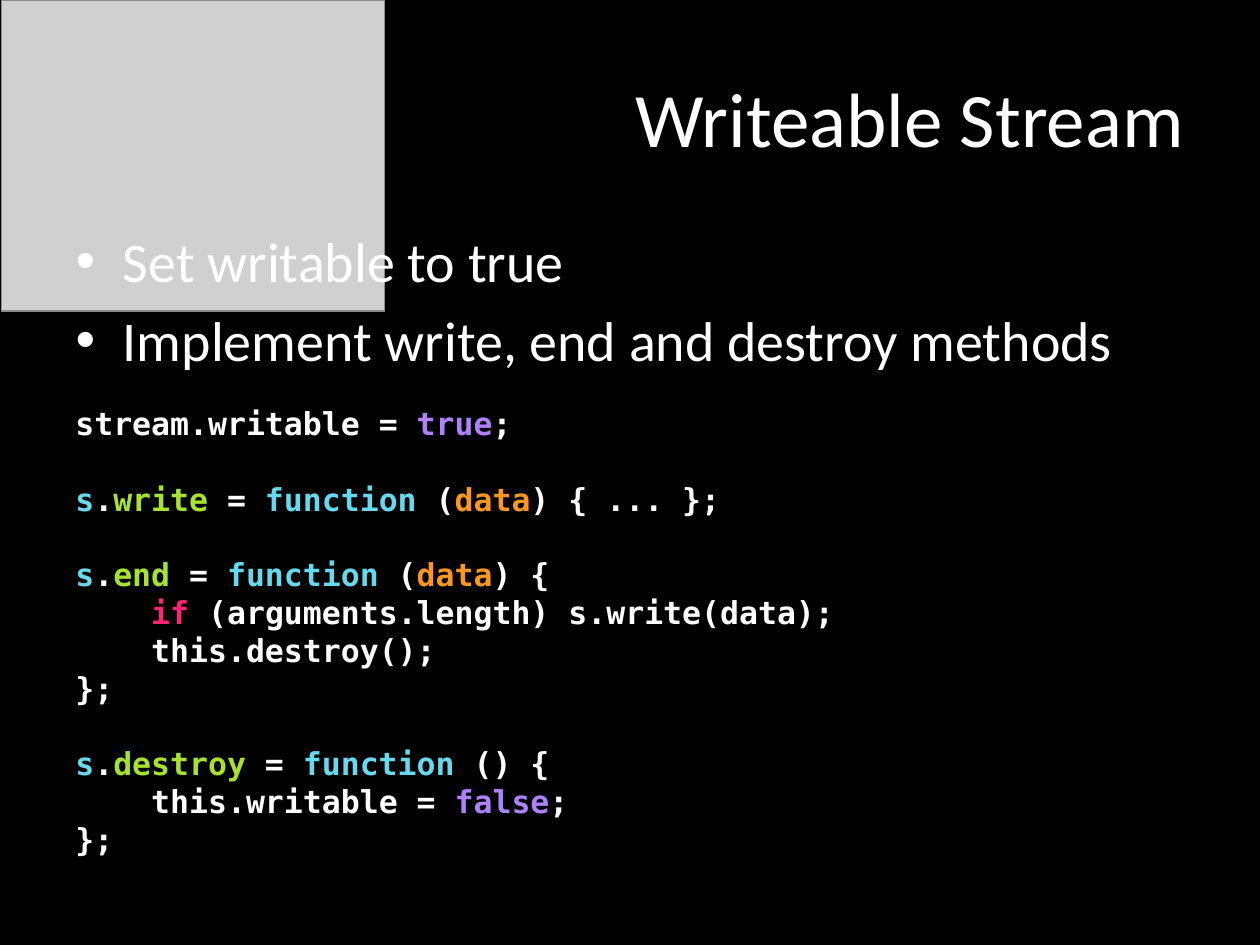
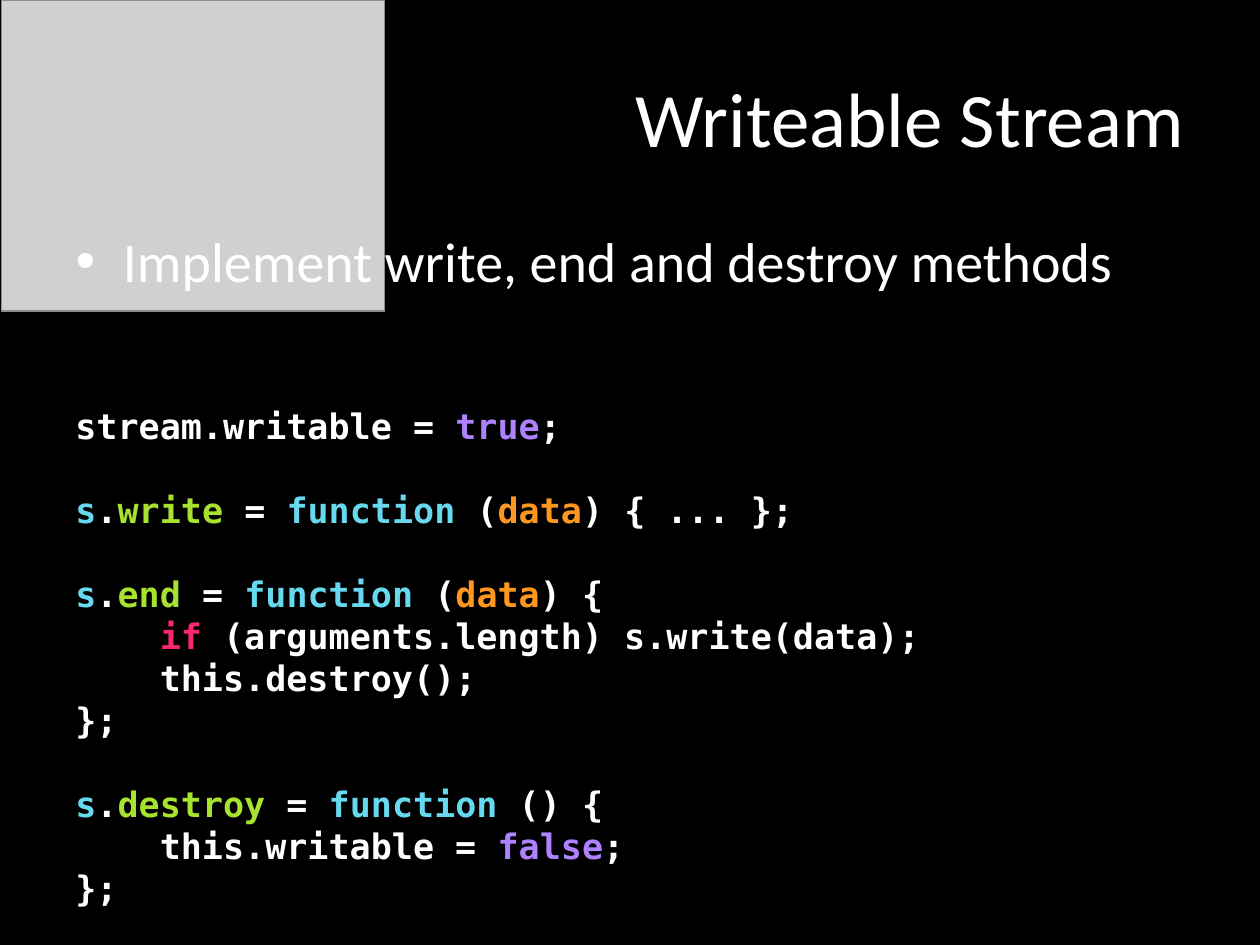
Before and after one commit to mattpodwysocki/SDC2013, a slide deck: slide 18 of SDC2013.pptx. Drawn at 1260x945 pixels with LibreOffice and Linux fonts; fonts in the diff are those of the drawing; grey boxes stand for pictures. Boxes give left, top, right and bottom in pixels: in the first picture for what was removed or moved away, otherwise in the second. Text is boxed around its words. In the diff, an @@ line names an element or a change of style, - is before the commit and + after.

```diff
--- a/SDC2013.pptx
+++ b/SDC2013.pptx
@@ text at (123, 235, 563, 295): paragraph removed @@
-• Set writable to true
@@ text "stream.writable = true;" at (75, 411, 919, 864): size 18 to 20 pt @@
```
Also in this commit, not shown: 4 other slides changed, 1 slide added, 2 slides removed, 10 other files.
